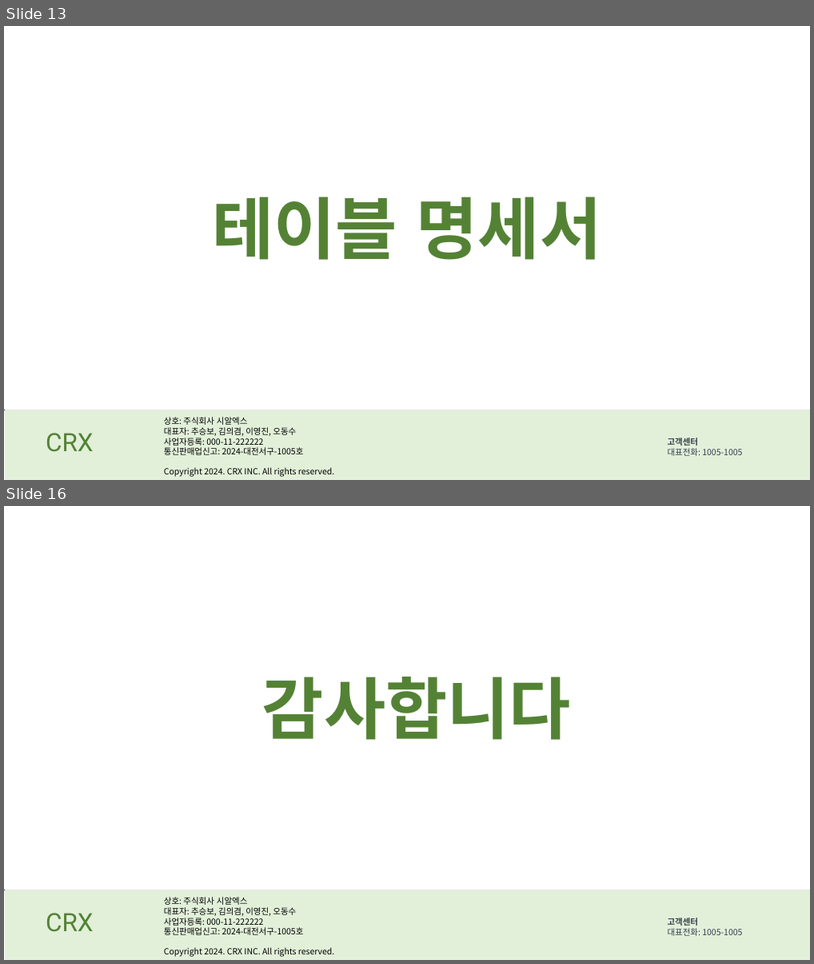
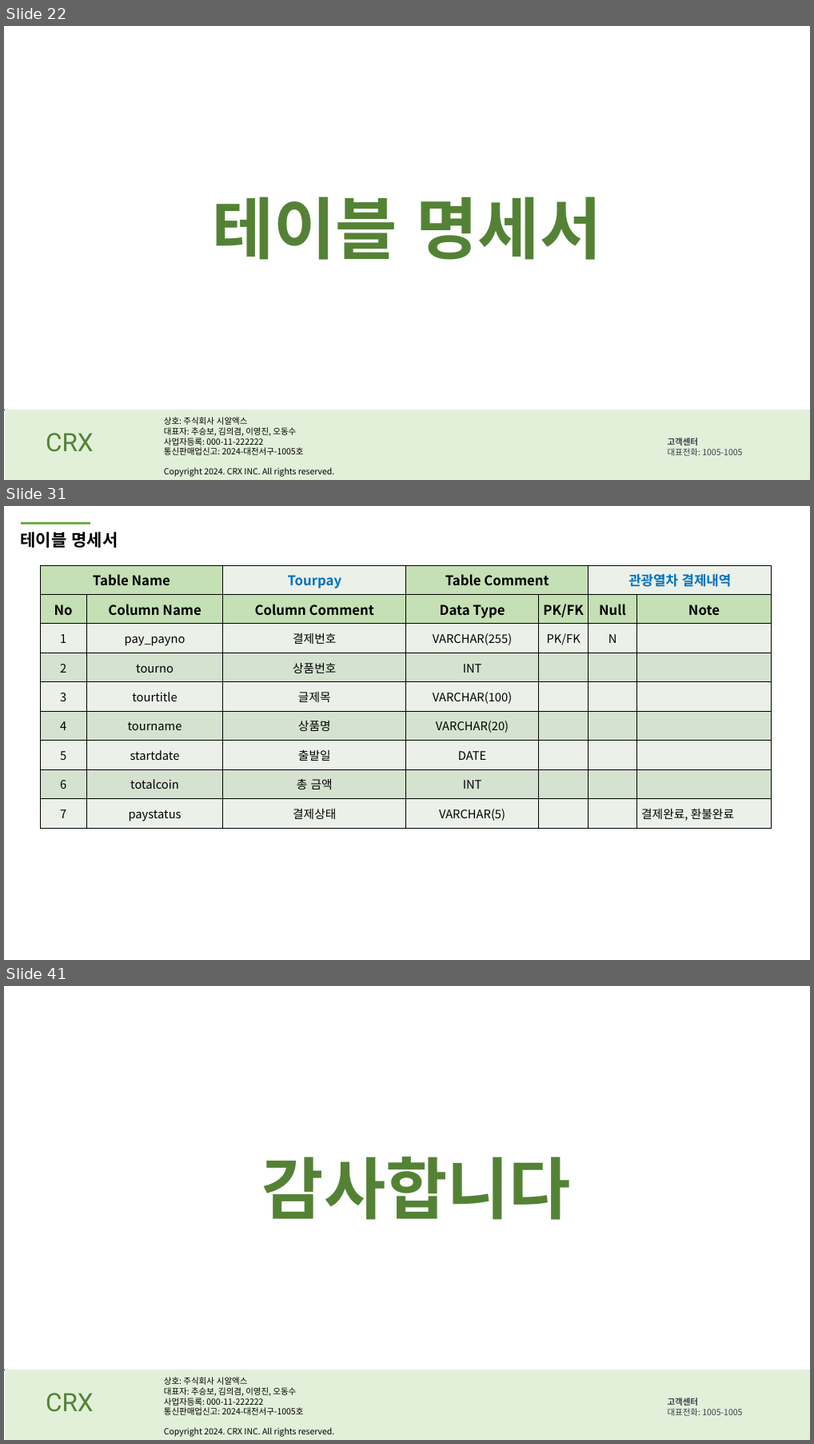
Before and after one commit to DongSooOh/trainProject, a slide deck: 5조 2차 발표자료 ppt.pptx. Shown one above the other, each under a label of ours: slides 13 and 16 before the commit, slides 22, 31 and 41 after it; the slides between them are not shown. The pictures are 814x964 and 814x1444 pixels, drawn with LibreOffice and Linux fonts; fonts in the diff are those of the drawing. Boxes give left, top, right and bottom in pixels: in the first picture for what was removed or moved away, otherwise in the second. Text is boxed around its words. In the diff, an @@ line names an element or a change of style, - is before the commit and + after.

```diff
--- a/5조 2차 발표자료 ppt.pptx
+++ b/5조 2차 발표자료 ppt.pptx
@@ slide 31 added at [4, 506, 810, 960], background #FFFFFF @@
@@ line added from (21, 523) to (90, 523), #70AD47 3 pt @@
@@ text added at [21, 532, 118, 548], 20 pt, text #000000, bold @@
+테이블 명세서
@@ table added at [40, 565, 773, 828], 9 rows, 7 columns @@
+Table Name |  | Tourpay | Table Comment |  | 관광열차 결제내역 | 
+No | Column Name | Column Comment | Data Type | PK/FK | Null | Note
+1 | pay_payno | 결제번호 | VARCHAR(255) | PK/FK | N | 
+2 | tourno | 상품번호 | INT |  |  | 
+3 | tourtitle | 글제목 | VARCHAR(100) |  |  | 
+4 | tourname | 상품명 | VARCHAR(20) |  |  | 
+5 | startdate | 출발일 | DATE |  |  | 
+6 | totalcoin | 총 금액 | INT |  |  | 
+7 | paystatus | 결제상태 | VARCHAR(5) |  |  | 결제완료, 환불완료
@@ what was slide 13 is now slide 22 @@
@@ what was slide 16 is now slide 41 @@
```
Also in this commit, not shown: 3 slides changed, 28 other slides added, 4 slides removed.
